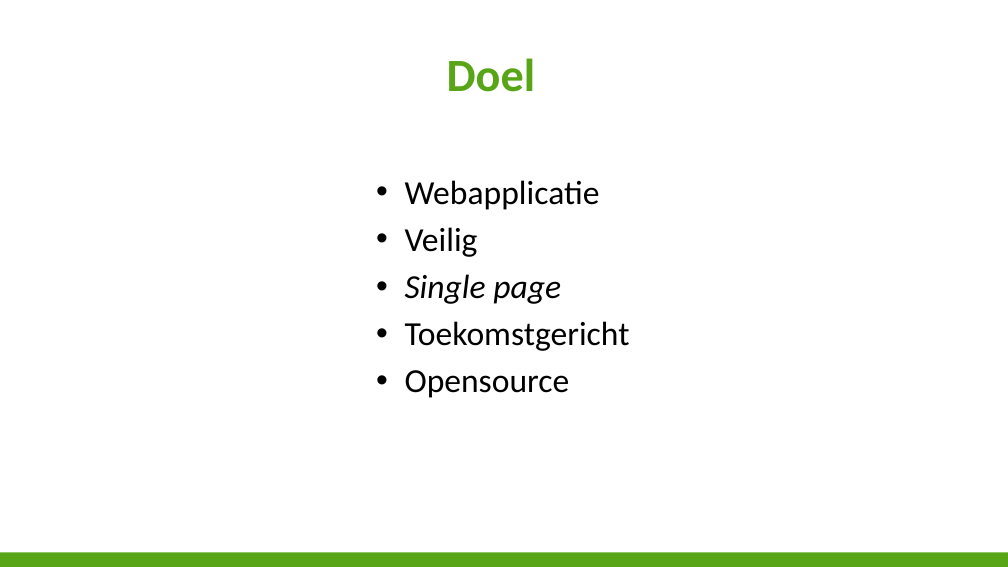
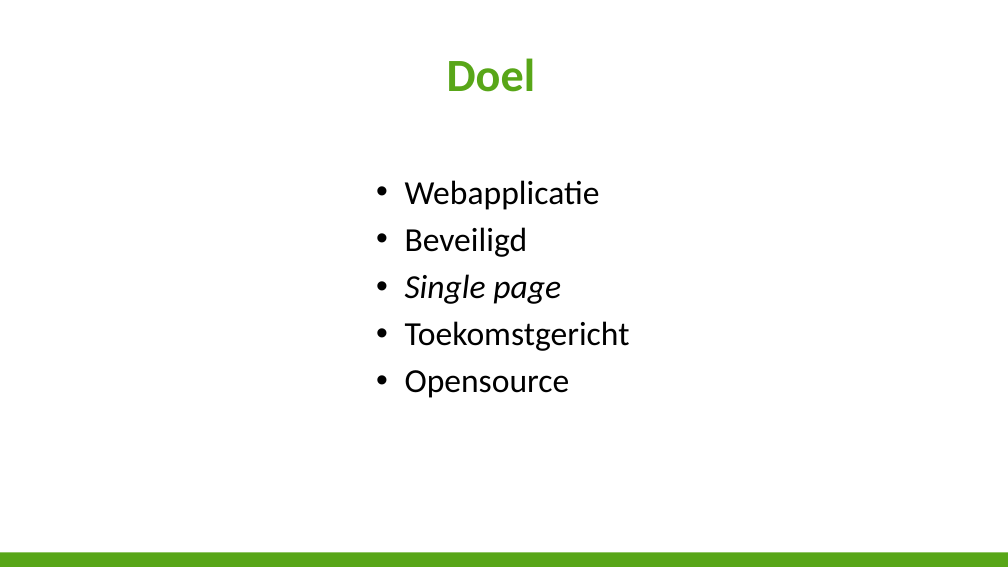
Before and after one commit to niekvandael/iTalent, a slide deck: slide 4 of italent/documents/Presentatie/Presentatie.pptx. Drawn at 1008x567 pixels with LibreOffice and Linux fonts; fonts in the diff are those of the drawing; background and template pictures are left out. Boxes give left, top, right and bottom in pixels: in the first picture for what was removed or moved away, otherwise in the second. Text is boxed around its words. In the diff, an @@ line names an element or a change of style, - is before the commit and + after.

```diff
--- a/italent/documents/Presentatie/Presentatie.pptx
+++ b/italent/documents/Presentatie/Presentatie.pptx
@@ text at (405,227,528,257): text changed @@
-• Veilig
+• Beveiligd
```
Also in this commit, not shown: 1 other slide changed, 3 other files.
